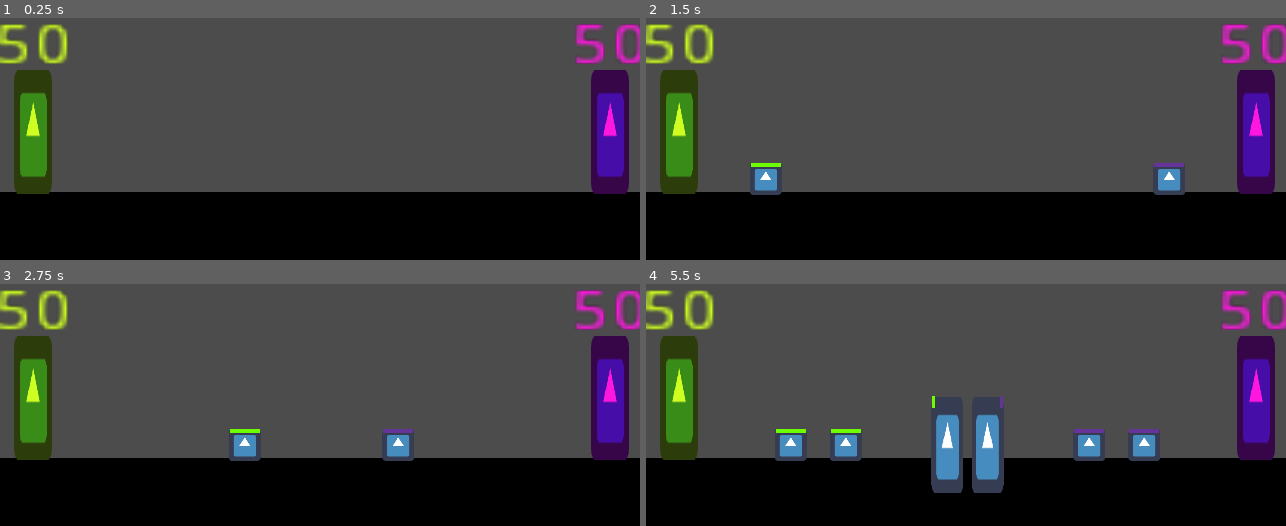
Above: before the commit, frames 1-4 (two rows, left to right).
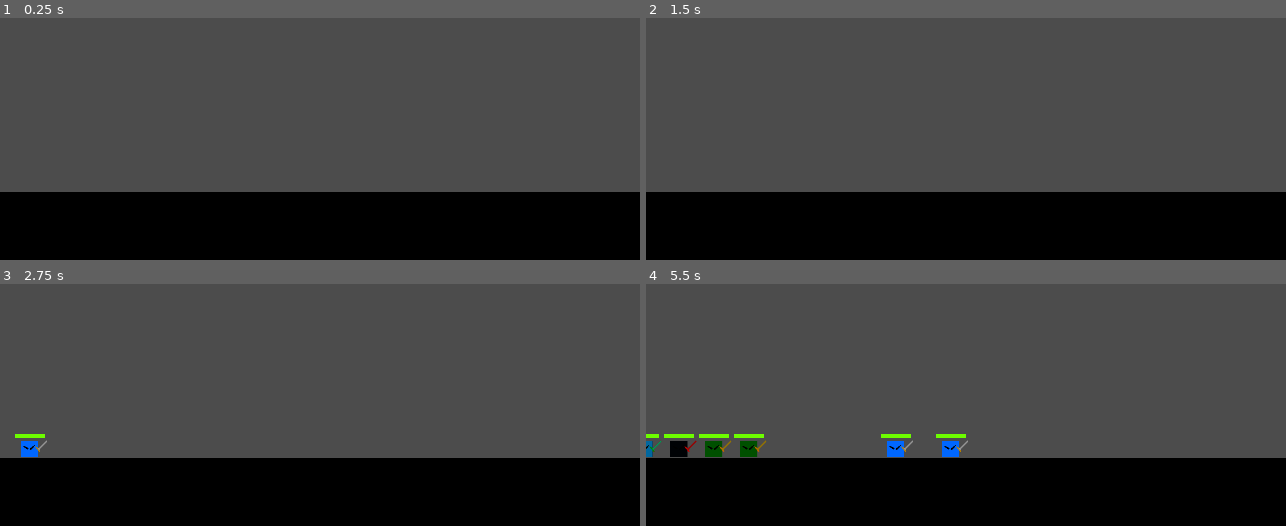
Above: after the commit, the same moments.

Repository: Boyquotes/mtx-project
Game: Godot game, scene res://src/scenes/BattleScene.tscn
Two runs of this game, one before a commit and one after it. Both use one fixed random seed, a clock stepped at 60 frames per second and the inputs below. The engine's default icon, where the game draws it, is replaced by a stand-in: a white triangle on a blue panel in a dark square.
Inputs (mouse positions are in pixels of both pictures, inside the frame that each line leads up to):
- Up to frame 1 (0.25 s): no input
- Up to frame 2 (1.5 s): tap Enter at 0.5 s; move the mouse to (1106, 61) at 0.52 s; tap Q (spawn) at 0.6 s; tap 1 (spawn_1, bound only after the commit) at 0.8, 1.35 s; move the mouse to (838, 97) at 1.27 s
- Up to frame 3 (2.75 s): tap 2 (spawn_2, bound only after the commit) at 1.55, 2.1 s; move the mouse to (outside the picture) at 2.02 s; tap 3 (spawn_3, bound only after the commit) at 2.3 s
- Up to frame 4 (5.5 s): move the mouse to (934, 417) at 2.77 s; tap 3 (spawn_3, bound only after the commit) at 2.85 s; tap 4 (spawn_4, bound only after the commit) at 3.05, 3.6 s; move the mouse to (1158, 400) at 3.52 s; tap Q (spawn) at 3.8, 4.35 s; move the mouse to (774, 291) at 4.27 s; tap 1 (spawn_1, bound only after the commit) at 4.55, 5.1 s; move the mouse to (998, 346) at 5.02 s; tap 2 (spawn_2, bound only after the commit) at 5.3 s

The runs differ from the first frame. In frame 1, 7.9% of the frame differs, in the area x 0-100%, y 2-73%; in frame 2, 8.8%; in frame 3, 8.8%; in frame 4, 13%, in the area x 0-100%, y 2-87%.

Commit message:
units

Diff:
--- a/project.godot
+++ b/project.godot
@@ -22,6 +22,8 @@
 
 window/size/width=640
 window/size/height=360
+window/stretch/mode="viewport"
+window/stretch/aspect="keep"
 
 [gui]
 
@@ -34,13 +36,38 @@
 "events": [ Object(InputEventKey,"resource_local_to_scene":false,"resource_name":"","device":0,"alt":false,"shift":false,"control":false,"meta":false,"command":false,"pressed":false,"scancode":0,"physical_scancode":81,"unicode":0,"echo":false,"script":null)
  ]
 }
+spawn_1={
+"deadzone": 0.5,
+"events": [ Object(InputEventKey,"resource_local_to_scene":false,"resource_name":"","device":0,"alt":false,"shift":false,"control":false,"meta":false,"command":false,"pressed":false,"scancode":0,"physical_scancode":49,"unicode":0,"echo":false,"script":null)
+ ]
+}
+spawn_2={
+"deadzone": 0.5,
+"events": [ Object(InputEventKey,"resource_local_to_scene":false,"resource_name":"","device":0,"alt":false,"shift":false,"control":false,"meta":false,"command":false,"pressed":false,"scancode":0,"physical_scancode":50,"unicode":0,"echo":false,"script":null)
+ ]
+}
+spawn_3={
+"deadzone": 0.5,
+"events": [ Object(InputEventKey,"resource_local_to_scene":false,"resource_name":"","device":0,"alt":false,"shift":false,"control":false,"meta":false,"command":false,"pressed":false,"scancode":0,"physical_scancode":51,"unicode":0,"echo":false,"script":null)
+ ]
+}
+spawn_4={
+"deadzone": 0.5,
+"events": [ Object(InputEventKey,"resource_local_to_scene":false,"resource_name":"","device":0,"alt":false,"shift":false,"control":false,"meta":false,"command":false,"pressed":false,"scancode":0,"physical_scancode":52,"unicode":0,"echo":false,"script":null)
+ ]
+}
+spawn_5={
+"deadzone": 0.5,
+"events": [ Object(InputEventKey,"resource_local_to_scene":false,"resource_name":"","device":0,"alt":false,"shift":false,"control":false,"meta":false,"command":false,"pressed":false,"scancode":0,"physical_scancode":53,"unicode":0,"echo":false,"script":null)
+ ]
+}
 
 [layer_names]
 
 2d_physics/layer_1="Ground"
 2d_physics/layer_2="Units"
-2d_physics/layer_3="Ally targets"
-2d_physics/layer_4="Enemy targets"
+2d_physics/layer_3="Allies"
+2d_physics/layer_4="Enemies"
 
 [physics]
 
--- /dev/null
+++ b/src/objects/bases/AllyBase.gd
@@ -0,0 +1,14 @@
+extends "res://src/objects/bases/Base.gd"
+
+func _ready():
+	_type = side.ALLY
+
+func _process(delta):
+	if Input.is_action_just_pressed("spawn_1"):
+		_spawn_unit(UnitTypes.MELEE_UNIT);
+	elif Input.is_action_just_pressed("spawn_2"):
+		_spawn_unit(UnitTypes.TANKY_UNIT);
+	elif Input.is_action_just_pressed("spawn_3"):
+		_spawn_unit(UnitTypes.HEAVY_UNIT);
+	elif Input.is_action_just_pressed("spawn_4"):
+		_spawn_unit(UnitTypes.FAST_UNIT);
--- /dev/null
+++ b/src/objects/bases/AllyBase.tscn
@@ -0,0 +1,11 @@
+[gd_scene load_steps=3 format=2]
+
+[ext_resource path="res://src/objects/bases/Base.tscn" type="PackedScene" id=1]
+[ext_resource path="res://src/objects/bases/AllyBase.gd" type="Script" id=2]
+
+[node name="AllyBase" instance=ExtResource( 1 )]
+collision_layer = 4
+script = ExtResource( 2 )
+
+[node name="Sprite" parent="." index="0"]
+modulate = Color( 0.172549, 1, 0, 1 )
--- /dev/null
+++ b/src/objects/bases/Base.gd
@@ -0,0 +1,20 @@
+extends StaticBody2D
+
+enum side {ALLY, ENEMY}
+
+export var health_points = 50
+export var spawn_delay = 2.0
+
+var _type = side.ALLY;
+
+func _spawn_unit(unit: PackedScene):
+	var new_unit : UnitTypes.UNIT_TYPE = unit.instance()
+	new_unit.set_ally_or_enemy(_type == side.ALLY)
+	get_parent().get_node("Units").add_child(new_unit)
+	new_unit.global_position = $Spawnpoint.global_position
+
+func take_damage(damage):
+	health_points -= damage
+	$Label.text = str(max(health_points, 0))
+	if health_points < 0:
+		queue_free()
--- a/src/objects/enviroment/Base.tscn
+++ b/src/objects/bases/Base.tscn
@@ -1,7 +1,7 @@
 [gd_scene load_steps=4 format=2]
 
 [ext_resource path="res://icon.png" type="Texture" id=1]
-[ext_resource path="res://src/objects/enviroment/Base.gd" type="Script" id=2]
+[ext_resource path="res://src/objects/bases/Base.gd" type="Script" id=2]
 
 [sub_resource type="RectangleShape2D" id=1]
 extents = Vector2( 3, 15 )
@@ -23,10 +23,8 @@
 z_as_relative = false
 shape = SubResource( 1 )
 
-[node name="Timer" type="Timer" parent="."]
-
 [node name="Spawnpoint" type="Node2D" parent="."]
-position = Vector2( 0, 11.75 )
+position = Vector2( 0, 15.25 )
 
 [node name="Label" type="Label" parent="."]
 margin_left = -19.0
@@ -36,5 +34,3 @@
 text = "50
 "
 align = 1
-
-[connection signal="timeout" from="Timer" to="." method="_on_Timer_timeout"]
--- /dev/null
+++ b/src/objects/bases/EnemyBase.gd
@@ -0,0 +1,26 @@
+extends "res://src/objects/bases/Base.gd"
+
+func _ready():
+	_type = side.ENEMY
+	$Timer.one_shot = false
+	$Timer.start(5)
+
+
+
+func _on_Timer_timeout():
+	var r = randi()%4
+	var unit_type: PackedScene
+
+	match(r):
+		0:
+			unit_type = UnitTypes.MELEE_UNIT
+		1:
+			unit_type = UnitTypes.TANKY_UNIT
+		2:
+			unit_type = UnitTypes.FAST_UNIT
+		3:
+			unit_type = UnitTypes.TANKY_UNIT
+		_:
+			unit_type = UnitTypes.MELEE_UNIT
+
+	_spawn_unit(unit_type)
--- /dev/null
+++ b/src/objects/bases/EnemyBase.tscn
@@ -0,0 +1,15 @@
+[gd_scene load_steps=3 format=2]
+
+[ext_resource path="res://src/objects/bases/Base.tscn" type="PackedScene" id=1]
+[ext_resource path="res://src/objects/bases/EnemyBase.gd" type="Script" id=2]
+
+[node name="EnemyBase" instance=ExtResource( 1 )]
+collision_layer = 8
+script = ExtResource( 2 )
+
+[node name="Sprite" parent="." index="0"]
+modulate = Color( 0.85098, 0, 1, 1 )
+
+[node name="Timer" type="Timer" parent="." index="4"]
+
+[connection signal="timeout" from="Timer" to="." method="_on_Timer_timeout"]
--- a/src/objects/enviroment/Base.gd
+++ /dev/null
@@ -1,35 +0,0 @@
-extends StaticBody2D
-
-enum side {ALLY, ENEMY}
-
-export var health_points = 50
-export var spawn_delay = 2.0
-export(side) var type = side.ALLY;
-
-func _ready():
-	$Timer.one_shot = false
-	$Timer.start(spawn_delay)
-
-	if type == side.ALLY:
-		set_collision_layer_bit(3, true)
-	else:
-		set_collision_layer_bit(2, true)
-
-func _process(delta):
-	if Input.is_action_just_pressed("spawn"):
-		_spawn_unit();
-
-func _spawn_unit():
-	var new_unit : UnitTypes.UNIT_TYPE = UnitTypes.MELEE_UNIT.instance()
-	new_unit.set_ally_or_enemy(type == side.ALLY)
-	get_parent().get_node("Units").add_child(new_unit)
-	new_unit.global_position = $Spawnpoint.global_position
-
-func _on_Timer_timeout():
-	pass
-
-func take_damage(damage):
-	health_points -= damage
-	$Label.text = str(max(health_points, 0))
-	if health_points < 0:
-		queue_free()
--- /dev/null
+++ b/src/objects/units/FastBoi.tscn
@@ -0,0 +1,11 @@
+[gd_scene load_steps=2 format=2]
+
+[ext_resource path="res://src/objects/units/MeleeSoldier.tscn" type="PackedScene" id=1]
+
+[node name="FastBoi" instance=ExtResource( 1 )]
+move_speed = 150
+attack_cooldown = 0.3
+attack_damage = 1
+
+[node name="AnimatedSprite" parent="." index="5"]
+modulate = Color( 0, 1, 0.623529, 1 )
--- /dev/null
+++ b/src/objects/units/HeavyHitter.gd
@@ -0,0 +1 @@
+extends "res://src/objects/units/MeleeSoldier.gd"
--- /dev/null
+++ b/src/objects/units/HeavyHitter.tscn
@@ -0,0 +1,12 @@
+[gd_scene load_steps=3 format=2]
+
+[ext_resource path="res://src/objects/units/MeleeSoldier.tscn" type="PackedScene" id=1]
+[ext_resource path="res://src/objects/units/HeavyHitter.gd" type="Script" id=2]
+
+[node name="HeavyHitter" instance=ExtResource( 1 )]
+script = ExtResource( 2 )
+attack_cooldown = 2.0
+attack_damage = 5
+
+[node name="AnimatedSprite" parent="." index="5"]
+modulate = Color( 1, 0.0196078, 0.0196078, 1 )
--- a/src/objects/units/MeleeSoldier.gd
+++ b/src/objects/units/MeleeSoldier.gd
@@ -1,7 +1,10 @@
 extends "res://src/objects/units/Unit.gd"
 
 func _attack():
-	scale.y *= 3
+	$AnimatedSprite.play("attack")
 	_deal_damage()
-	yield(get_tree().create_timer(0.5), "timeout")
-	scale.y /= 3
+
+
+func _on_AnimatedSprite_animation_finished():
+	if $AnimatedSprite.animation == "attack":
+		$AnimatedSprite.play("idle")
--- a/src/objects/units/MeleeSoldier.tscn
+++ b/src/objects/units/MeleeSoldier.tscn
@@ -1,33 +1,39 @@
 [gd_scene load_steps=6 format=2]
 
 [ext_resource path="res://src/objects/units/Unit.tscn" type="PackedScene" id=1]
-[ext_resource path="res://icon.png" type="Texture" id=2]
+[ext_resource path="res://src/objects/units/assets/MeleeSoldier.tres" type="SpriteFrames" id=2]
 [ext_resource path="res://src/objects/units/MeleeSoldier.gd" type="Script" id=3]
 
 [sub_resource type="RectangleShape2D" id=1]
-extents = Vector2( 29, 30 )
+extents = Vector2( 16.5, 16 )
 
 [sub_resource type="CircleShape2D" id=2]
-radius = 58.1378
+radius = 46.0
 
 [node name="MeleeSoldier" instance=ExtResource( 1 )]
 scale = Vector2( 0.5, 0.5 )
 script = ExtResource( 3 )
-attack_damage = 3
+attack_damage = 2
 
 [node name="CollisionShape2D" parent="." index="0"]
-position = Vector2( 1, 0 )
+position = Vector2( 0, -16 )
 shape = SubResource( 1 )
 
-[node name="Sprite" parent="." index="1"]
-texture = ExtResource( 2 )
-
 [node name="CollisionShape2D" parent="CheckEnemies" index="0"]
+position = Vector2( 0, -16 )
 shape = SubResource( 2 )
 
-[node name="Label" parent="." index="5"]
-margin_left = -8.0
-margin_top = -50.0
-margin_right = 118.0
-margin_bottom = -4.0
-text = "10"
+[node name="CheckForAlliesInFront" parent="." index="2"]
+position = Vector2( 22, -16 )
+cast_to = Vector2( 30, 0 )
+
+[node name="ColorRect" parent="." index="4"]
+margin_top = -46.0
+margin_bottom = -38.0
+
+[node name="AnimatedSprite" parent="." index="5"]
+position = Vector2( 14, -32 )
+frames = ExtResource( 2 )
+animation = "idle"
+
+[connection signal="animation_finished" from="AnimatedSprite" to="." method="_on_AnimatedSprite_animation_finished"]
--- /dev/null
+++ b/src/objects/units/TankySoldier.tscn
@@ -0,0 +1,12 @@
+[gd_scene load_steps=2 format=2]
+
+[ext_resource path="res://src/objects/units/MeleeSoldier.tscn" type="PackedScene" id=1]
+
+[node name="TankySoldier" instance=ExtResource( 1 )]
+move_speed = 70
+attack_cooldown = 2
+attack_damage = 1
+max_health_points = 20
+
+[node name="AnimatedSprite" parent="." index="5"]
+modulate = Color( 1, 0.772549, 0, 1 )
--- a/src/objects/units/Unit.gd
+++ b/src/objects/units/Unit.gd
@@ -1,7 +1,7 @@
 extends KinematicBody2D
 
 export var move_speed = 100
-export var attack_cooldown = 1;
+export var attack_cooldown = 1.0;
 export var attack_damage = 1
 export var max_health_points = 10;
 
@@ -16,12 +16,14 @@
 
 func set_ally_or_enemy(is_ally: bool):
 	if is_ally:
+		set_collision_layer_bit(2, true)
+		$CheckEnemies.set_collision_mask_bit(3, true)
+		$CheckForAlliesInFront.set_collision_mask_bit(2, true)
+	else:
 		set_collision_layer_bit(3, true)
 		$CheckEnemies.set_collision_mask_bit(2, true)
-	else:
-		set_collision_layer_bit(2, true)
-		$CheckEnemies.set_collision_mask_bit(3, true)
-		$ColorRect.color = Color.rebeccapurple
+		$CheckForAlliesInFront.set_collision_mask_bit(3, true)
+		$ColorRect.color = Color.red
 		move_speed *= -1
 		scale.x *= -1
 
@@ -38,7 +40,7 @@
 
 	if $CheckEnemies.get_overlapping_bodies().size() != 0:
 		_start_attack()
-	elif not $CheckUnits.is_colliding():
+	elif not $CheckForAlliesInFront.get_collider() is UnitTypes.UNIT_TYPE:
 		move_and_slide(Vector2(move_speed, 0))
 
 func _deal_damage():
@@ -50,7 +52,8 @@
 	_is_attacking = false
 
 func take_damage(damage):
+	print(damage)
 	_current_health_points -= damage
 	$ColorRect.rect_size = Vector2(_current_health_points * (_initial_hp_bar_size/max_health_points), $ColorRect.rect_size.y)
-	if _current_health_points < 0:
+	if _current_health_points <= 0:
 		queue_free()
--- a/src/objects/units/Unit.tscn
+++ b/src/objects/units/Unit.tscn
@@ -9,18 +9,16 @@
 
 [node name="CollisionShape2D" type="CollisionShape2D" parent="."]
 
-[node name="Sprite" type="Sprite" parent="."]
-
 [node name="CheckEnemies" type="Area2D" parent="."]
 collision_layer = 0
 collision_mask = 0
 
 [node name="CollisionShape2D" type="CollisionShape2D" parent="CheckEnemies"]
 
-[node name="CheckUnits" type="RayCast2D" parent="."]
+[node name="CheckForAlliesInFront" type="RayCast2D" parent="."]
 enabled = true
 cast_to = Vector2( 50, 0 )
-collision_mask = 2
+collision_mask = 0
 
 [node name="AttackCooldown" type="Timer" parent="."]
 
@@ -31,4 +29,6 @@
 margin_bottom = -25.0
 color = Color( 0.427451, 0.992157, 0, 1 )
 
+[node name="AnimatedSprite" type="AnimatedSprite" parent="."]
+
 [connection signal="timeout" from="AttackCooldown" to="." method="_on_AttackCooldown_timeout"]
--- /dev/null
+++ b/src/objects/units/assets/MeleeSoldier.tres
@@ -0,0 +1,26 @@
+[gd_resource type="SpriteFrames" load_steps=4 format=2]
+
+[ext_resource path="res://src/objects/units/assets/BlueCube.png" type="Texture" id=1]
+
+[sub_resource type="AtlasTexture" id=3]
+flags = 4
+atlas = ExtResource( 1 )
+region = Rect2( 0, 64, 64, 64 )
+
+[sub_resource type="AtlasTexture" id=4]
+flags = 4
+atlas = ExtResource( 1 )
+region = Rect2( 0, 0, 64, 64 )
+
+[resource]
+animations = [ {
+"frames": [ SubResource( 3 ) ],
+"loop": false,
+"name": "attack",
+"speed": 2.0
+}, {
+"frames": [ SubResource( 4 ) ],
+"loop": false,
+"name": "idle",
+"speed": 5.0
+} ]
--- a/src/scenes/BattleScene.tscn
+++ b/src/scenes/BattleScene.tscn
@@ -1,7 +1,9 @@
-[gd_scene load_steps=3 format=2]
+[gd_scene load_steps=5 format=2]
 
 [ext_resource path="res://src/objects/enviroment/Ground.tscn" type="PackedScene" id=1]
-[ext_resource path="res://src/objects/enviroment/Base.tscn" type="PackedScene" id=2]
+[ext_resource path="res://src/objects/bases/AllyBase.tscn" type="PackedScene" id=2]
+[ext_resource path="res://src/scenes/Camera2D.gd" type="Script" id=3]
+[ext_resource path="res://src/objects/bases/EnemyBase.tscn" type="PackedScene" id=4]
 
 [node name="GameScreen" type="Node2D"]
 
@@ -11,14 +13,14 @@
 [node name="Camera2D" type="Camera2D" parent="."]
 scale = Vector2( 1.6738, 4.98866 )
 current = true
+limit_left = -600
+limit_right = 600
+script = ExtResource( 3 )
+
+[node name="Units" type="Node2D" parent="."]
+
+[node name="EnemyBase" parent="." instance=ExtResource( 4 )]
+position = Vector2( 550, 50 )
 
 [node name="AllyBase" parent="." instance=ExtResource( 2 )]
-modulate = Color( 0.811765, 1, 0.133333, 1 )
-position = Vector2( -287, 52 )
-
-[node name="EnemyBase" parent="." instance=ExtResource( 2 )]
-modulate = Color( 1, 0.0901961, 0.878431, 1 )
-position = Vector2( 290, 52 )
-type = 1
-
-[node name="Units" type="Node2D" parent="."]
+position = Vector2( -550, 50 )
--- /dev/null
+++ b/src/scenes/Camera2D.gd
@@ -0,0 +1,18 @@
+extends Camera2D
+
+export var max_camera_speed = 4
+export var camera_acceleration = 0.25
+export var margin = 250
+
+var _camera_velocity = 0
+
+func _physics_process(delta):
+	var dif = get_global_mouse_position().x - global_position.x
+
+	if abs(dif) > margin:
+		_camera_velocity += camera_acceleration
+		_camera_velocity = min(_camera_velocity, max_camera_speed)
+	elif _camera_velocity > 0.1:
+		_camera_velocity -= camera_acceleration
+		_camera_velocity = max(_camera_velocity, 0)
+	global_position.x += _camera_velocity*sign(dif)
--- a/src/utility/UnitTypes.gd
+++ b/src/utility/UnitTypes.gd
@@ -3,3 +3,6 @@
 const UNIT_TYPE = preload("res://src/objects/units/Unit.gd")
 
 const MELEE_UNIT = preload("res://src/objects/units/MeleeSoldier.tscn")
+const TANKY_UNIT = preload("res://src/objects/units/TankySoldier.tscn")
+const HEAVY_UNIT = preload("res://src/objects/units/HeavyHitter.tscn")
+const FAST_UNIT = preload("res://src/objects/units/Fastboi.tscn")
Binary file added: src/objects/units/assets/BlueCube.png
Not shown, added: src/objects/units/assets/BlueCube.png.import
